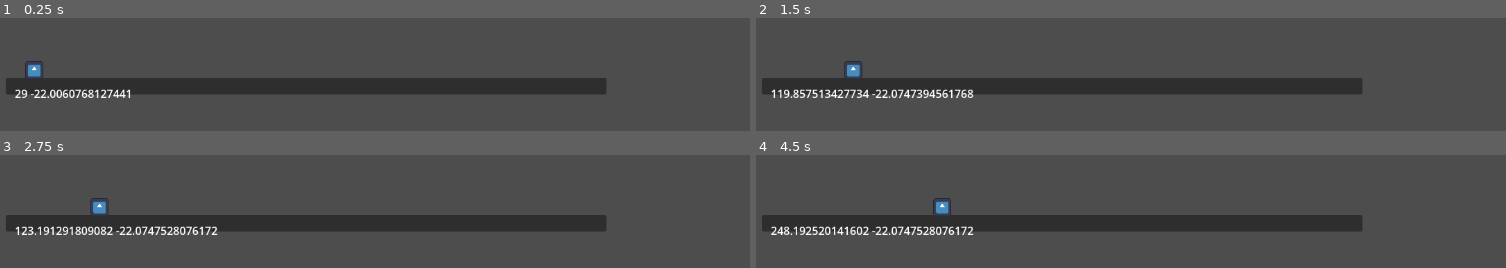
Above: before the commit, frames 1-4 (two rows, left to right).
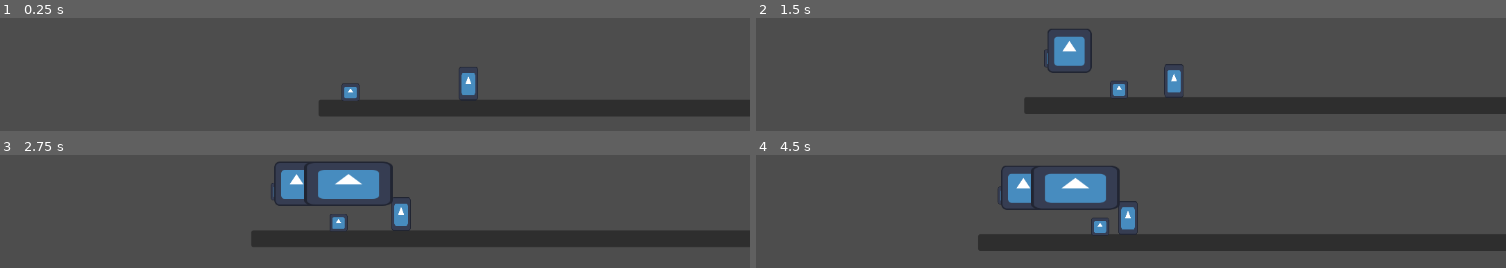
Above: after the commit, the same moments.

Repository: kristjanerikkahu/M-nguj-mm-aprill-2024
Game: Godot game, scene res://Levels/LIC.tscn
Two runs of this game, one before a commit and one after it. Both use one fixed random seed, a clock stepped at 60 frames per second and the inputs below. The engine's default icon, where the game draws it, is replaced by a stand-in: a white triangle on a blue panel in a dark square.
Inputs:
- Up to frame 1 (0.25 s): no input
- Up to frame 2 (1.5 s): tap Enter at 0.5 s; hold L (PILV, bound only after the commit) 0.53-1.28 s; hold D (move_right) from 0.53 s (still down); tap Space (move_jump) at 0.77 s; tap J (PÄIKE, bound only after the commit) at 0.8, 1.35 s
- Up to frame 3 (2.75 s): tap Space (move_jump) at 1.52 s; tap K (TUUL, bound only after the commit) at 1.55 s; release D (move_right) at 2.03 s; hold A (move_left) from 2.03 s (still down); hold K (TUUL, bound only after the commit) from 2.03 s (still down); tap L (PILV, bound only after the commit) at 2.3 s
- Up to frame 4 (4.5 s): release A (move_left) at 2.78 s; release K (TUUL, bound only after the commit) at 2.78 s; hold D (move_right) 2.78-4.28 s; tap L (PILV, bound only after the commit) at 2.85 s; tap Space (move_jump) at 3.02, 3.77 s; tap J (PÄIKE, bound only after the commit) at 3.05 s; hold J (PÄIKE, bound only after the commit) 3.53-4.28 s; tap K (TUUL, bound only after the commit) at 3.8, 4.35 s; hold A (move_left) from 4.28 s (still down)

The runs differ from the first frame. In frame 1, 20% of the frame differs, in the area x 0-100%, y 38-87%; in frame 2, 23%; in frame 3, 24%; in frame 4, 26%, in the area x 0-100%, y 9-85%.

Commit message:
negatiivne

Diff:
--- /dev/null
+++ b/Levels/LIC.gd
@@ -0,0 +1,51 @@
+extends Node2D
+
+var sun_cd:=false
+var wind_cd:=false
+var cloud_cd:=false
+
+var sun=preload("res://Powerid/Sun.tscn")
+var wind=preload("res://Powerid/wind.tscn")
+var cloud=preload("res://Powerid/Cloud.tscn")
+
+# Called when the node enters the scene tree for the first time.
+func _ready():
+	pass # Replace with function body.
+
+
+# Called every frame. 'delta' is the elapsed time since the previous frame.
+func _process(delta):
+		if Input.is_action_pressed("PÄIKE"):
+			if !sun_cd:
+				summon_paike()
+				sun_cd=true
+				await get_tree().create_timer(10).timeout
+				sun_cd=false
+		if Input.is_action_pressed("TUUL"):
+			if !wind_cd:
+				summon_tuul()
+				wind_cd=true
+				await get_tree().create_timer(10).timeout
+				wind_cd=false
+		if Input.is_action_pressed("PILV"):
+			if !cloud_cd:
+				summon_pilv()
+				cloud_cd=true
+				await get_tree().create_timer(10).timeout
+				cloud_cd=false
+
+
+func summon_paike():
+	var sun1=sun.instantiate()
+	sun1.position=$Player/CharacterBody2D.position+Vector2(0,-50)
+	add_child(sun1)
+
+func summon_tuul():
+	var wind1=wind.instantiate()
+	wind1.position=$Player/CharacterBody2D.position+Vector2(0,-50)
+	add_child(wind1)
+
+func summon_pilv():
+	var pilv1=cloud.instantiate()
+	pilv1.position=$Player/CharacterBody2D.position+Vector2(0,-50)
+	add_child(pilv1)
--- a/Levels/LIC.tscn
+++ b/Levels/LIC.tscn
@@ -1,16 +1,17 @@
 [gd_scene load_steps=6 format=3 uid="uid://cygbhms77oste"]
 
-[ext_resource type="Script" path="res://p_movement.gd" id="1_je1i2"]
+[ext_resource type="Script" path="res://Levels/LIC.gd" id="1_t2yxo"]
 [ext_resource type="Texture2D" uid="uid://bbiysaatqoxj7" path="res://icon.svg" id="2_eoxsm"]
-[ext_resource type="Script" path="res://tl.gd" id="3_1133c"]
+[ext_resource type="PackedScene" uid="uid://bnsgue4hb1efg" path="res://Levels/player.tscn" id="2_r6d8e"]
 
 [sub_resource type="RectangleShape2D" id="RectangleShape2D_p8nup"]
 size = Vector2(864, 20)
 
-[sub_resource type="RectangleShape2D" id="RectangleShape2D_81vb8"]
-size = Vector2(24, 24)
+[sub_resource type="RectangleShape2D" id="RectangleShape2D_8mh34"]
+size = Vector2(28, 49)
 
 [node name="Node2D" type="Node2D"]
+script = ExtResource("1_t2yxo")
 
 [node name="Ground" type="StaticBody2D" parent="."]
 
@@ -24,33 +25,16 @@
 offset_right = 854.0
 offset_bottom = 13.0
 
-[node name="CharacterBody2D" type="CharacterBody2D" parent="."]
-position = Vector2(29, -36)
-script = ExtResource("1_je1i2")
+[node name="Player" parent="." instance=ExtResource("2_r6d8e")]
+position = Vector2(5, -5)
 
-[node name="Icon" type="Sprite2D" parent="CharacterBody2D"]
-scale = Vector2(0.2, 0.2)
+[node name="StaticBody2D" type="StaticBody2D" parent="."]
+
+[node name="Sprite2D" type="Sprite2D" parent="StaticBody2D"]
+position = Vector2(204, -34.5)
+scale = Vector2(0.21875, 0.382813)
 texture = ExtResource("2_eoxsm")
 
-[node name="CollisionShape2D" type="CollisionShape2D" parent="CharacterBody2D"]
-shape = SubResource("RectangleShape2D_81vb8")
-
-[node name="Timers" type="Node" parent="CharacterBody2D"]
-
-[node name="FloorCoyote" type="Timer" parent="CharacterBody2D/Timers"]
-process_callback = 0
-wait_time = 0.1
-one_shot = true
-
-[node name="JumpInputBuffer" type="Timer" parent="CharacterBody2D/Timers"]
-wait_time = 0.1
-one_shot = true
-
-[node name="Camera2D" type="Camera2D" parent="."]
-position = Vector2(485, 0)
-
-[node name="RichTextLabel" type="Label" parent="."]
-offset_left = 1.0
-offset_right = 41.0
-offset_bottom = 40.0
-script = ExtResource("3_1133c")
+[node name="CollisionShape2D" type="CollisionShape2D" parent="StaticBody2D"]
+position = Vector2(204, -34.5)
+shape = SubResource("RectangleShape2D_8mh34")
--- /dev/null
+++ b/Levels/player.tscn
@@ -0,0 +1,34 @@
+[gd_scene load_steps=4 format=3 uid="uid://bnsgue4hb1efg"]
+
+[ext_resource type="Script" path="res://p_movement.gd" id="1_57yj4"]
+[ext_resource type="Texture2D" uid="uid://bbiysaatqoxj7" path="res://icon.svg" id="2_6ibgk"]
+
+[sub_resource type="RectangleShape2D" id="RectangleShape2D_mh7pf"]
+size = Vector2(24, 24)
+
+[node name="Node2D" type="Node2D"]
+
+[node name="CharacterBody2D" type="CharacterBody2D" parent="."]
+position = Vector2(29, -36)
+script = ExtResource("1_57yj4")
+
+[node name="Icon" type="Sprite2D" parent="CharacterBody2D"]
+scale = Vector2(0.2, 0.2)
+texture = ExtResource("2_6ibgk")
+
+[node name="CollisionShape2D" type="CollisionShape2D" parent="CharacterBody2D"]
+shape = SubResource("RectangleShape2D_mh7pf")
+
+[node name="Timers" type="Node" parent="CharacterBody2D"]
+
+[node name="FloorCoyote" type="Timer" parent="CharacterBody2D/Timers"]
+process_callback = 0
+wait_time = 0.1
+one_shot = true
+
+[node name="JumpInputBuffer" type="Timer" parent="CharacterBody2D/Timers"]
+wait_time = 0.1
+one_shot = true
+
+[node name="Camera2D" type="Camera2D" parent="CharacterBody2D"]
+position_smoothing_enabled = true
--- /dev/null
+++ b/Powerid/Cloud.tscn
@@ -0,0 +1,9 @@
+[gd_scene load_steps=2 format=3 uid="uid://cjv12ur53dqxf"]
+
+[ext_resource type="Texture2D" uid="uid://bbiysaatqoxj7" path="res://icon.svg" id="1_ho8py"]
+
+[node name="Node2D" type="Node2D"]
+
+[node name="Sprite2D" type="Sprite2D" parent="."]
+scale = Vector2(0.2, 0.2)
+texture = ExtResource("1_ho8py")
--- /dev/null
+++ b/Powerid/Sun.tscn
@@ -0,0 +1,9 @@
+[gd_scene load_steps=2 format=3 uid="uid://coroeehgqkudp"]
+
+[ext_resource type="Texture2D" uid="uid://bbiysaatqoxj7" path="res://icon.svg" id="1_j32lt"]
+
+[node name="Node2D" type="Node2D"]
+
+[node name="Sprite2D" type="Sprite2D" parent="."]
+scale = Vector2(0.5, 0.5)
+texture = ExtResource("1_j32lt")
--- /dev/null
+++ b/Powerid/wind.tscn
@@ -0,0 +1,9 @@
+[gd_scene load_steps=2 format=3 uid="uid://b4q4bg81foqvo"]
+
+[ext_resource type="Texture2D" uid="uid://bbiysaatqoxj7" path="res://icon.svg" id="1_ibaeu"]
+
+[node name="Node2D" type="Node2D"]
+
+[node name="Sprite2D" type="Sprite2D" parent="."]
+scale = Vector2(1, 0.5)
+texture = ExtResource("1_ibaeu")
--- a/p_movement.gd
+++ b/p_movement.gd
@@ -63,4 +63,5 @@
 			0,
 			accel_per_frame
 		)
+
 #endregion
--- a/project.godot
+++ b/project.godot
@@ -36,3 +36,18 @@
 "events": [Object(InputEventKey,"resource_local_to_scene":false,"resource_name":"","device":-1,"window_id":0,"alt_pressed":false,"shift_pressed":false,"ctrl_pressed":false,"meta_pressed":false,"pressed":false,"keycode":0,"physical_keycode":32,"key_label":0,"unicode":32,"echo":false,"script":null)
 ]
 }
+"PÄIKE"={
+"deadzone": 0.5,
+"events": [Object(InputEventKey,"resource_local_to_scene":false,"resource_name":"","device":-1,"window_id":0,"alt_pressed":false,"shift_pressed":false,"ctrl_pressed":false,"meta_pressed":false,"pressed":false,"keycode":0,"physical_keycode":74,"key_label":0,"unicode":106,"echo":false,"script":null)
+]
+}
+TUUL={
+"deadzone": 0.5,
+"events": [Object(InputEventKey,"resource_local_to_scene":false,"resource_name":"","device":-1,"window_id":0,"alt_pressed":false,"shift_pressed":false,"ctrl_pressed":false,"meta_pressed":false,"pressed":false,"keycode":0,"physical_keycode":75,"key_label":0,"unicode":75,"echo":false,"script":null)
+]
+}
+PILV={
+"deadzone": 0.5,
+"events": [Object(InputEventKey,"resource_local_to_scene":false,"resource_name":"","device":-1,"window_id":0,"alt_pressed":false,"shift_pressed":false,"ctrl_pressed":false,"meta_pressed":false,"pressed":false,"keycode":0,"physical_keycode":76,"key_label":0,"unicode":76,"echo":false,"script":null)
+]
+}
--- a/tl.gd
+++ /dev/null
@@ -1,7 +0,0 @@
-extends Label
-
-# Called every frame. 'delta' is the elapsed time since the previous frame.
-func _process(delta):
-	var pos = $"../CharacterBody2D".position
-
-	text = str(pos.x) + " " + str(pos.y)
